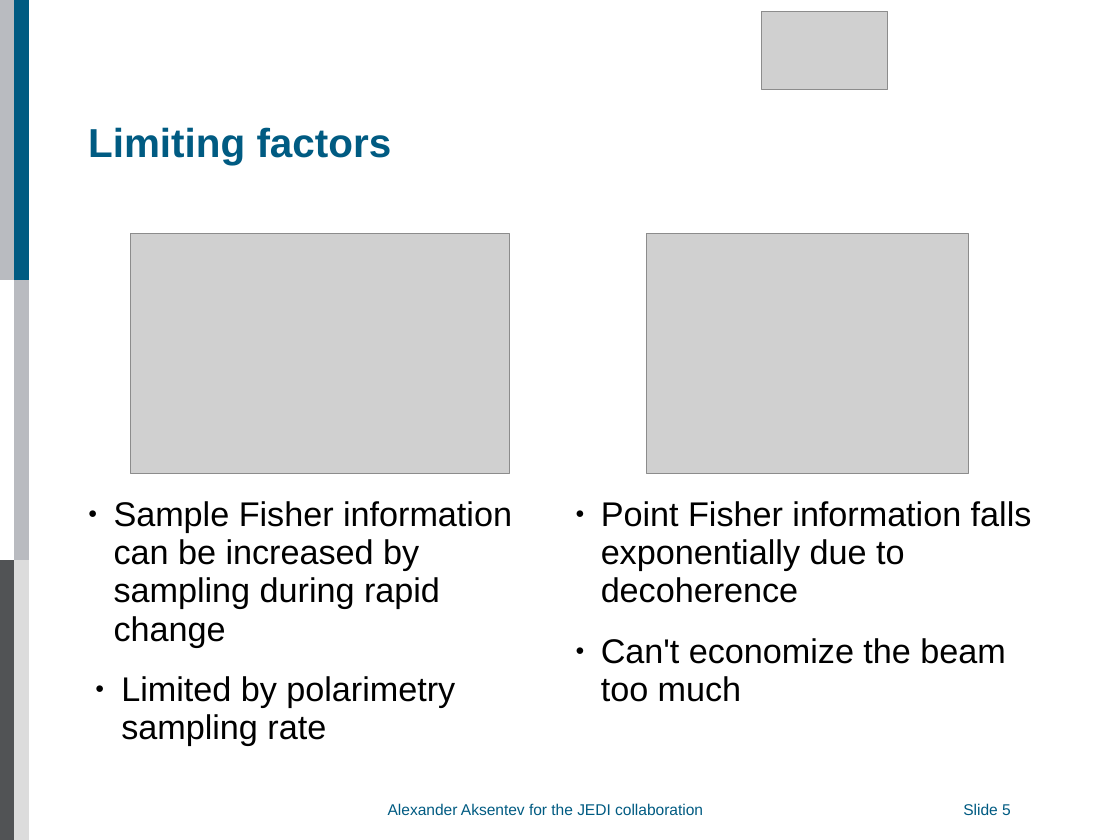
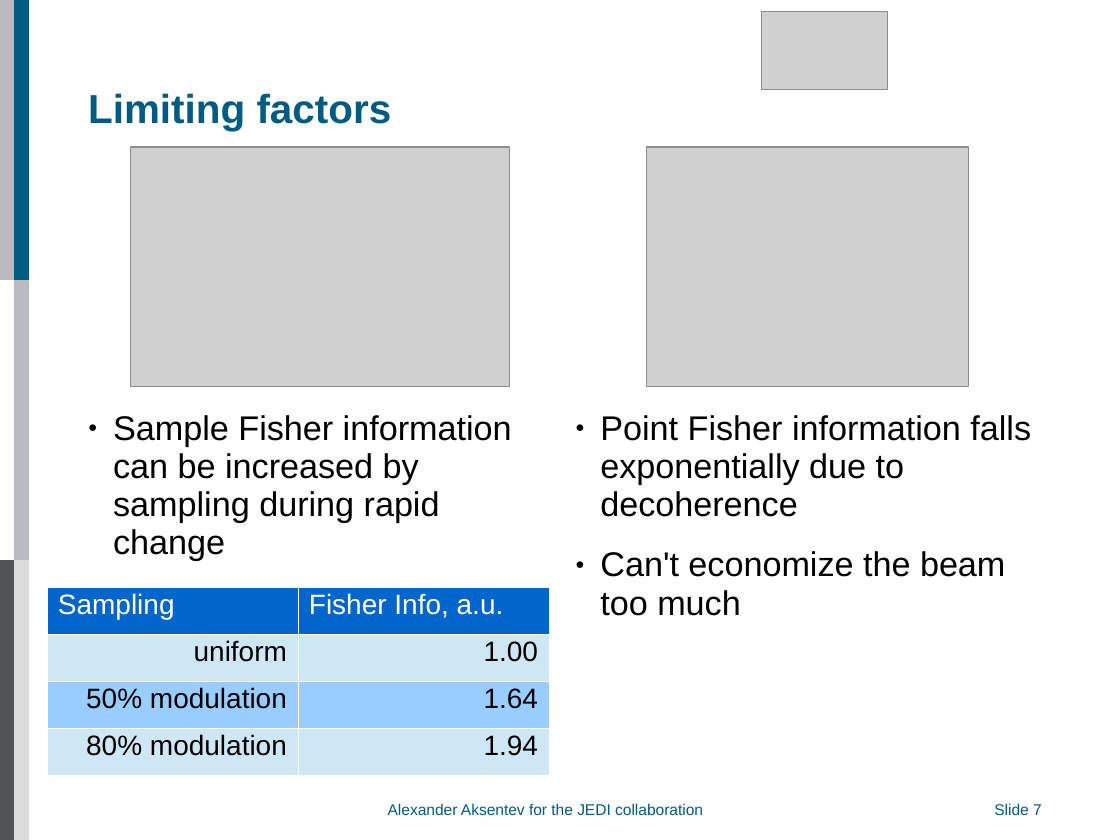
Before and after one commit to AlexAksentyev/EDM, a slide deck: slide 7 of Reports/DPG/DPG_proto.ppt (slide 5 before the commit). Drawn at 1120x840 pixels with LibreOffice and Linux fonts; fonts in the diff are those of the drawing; grey boxes stand for pictures; background and template pictures are left out. Boxes give left, top, right and bottom in pixels: in the first picture for what was removed or moved away, otherwise in the second. Text is boxed around its words. In the diff, an @@ line names an element or a change of style, - is before the commit and + after.

```diff
--- a/Reports/DPG/DPG_proto.ppt
+++ b/Reports/DPG/DPG_proto.ppt
@@ title "Limiting factors": place and size @@
-title "Limiting factors" at bbox=[88, 127, 392, 165]
+title "Limiting factors" at bbox=[88, 93, 392, 131]
@@ 2 pictures, 2 texts: place and size @@
-2 pictures, 2 texts at bbox=[114, 233, 1032, 746]
+2 pictures, 2 texts at bbox=[113, 147, 1031, 616]
@@ text "Sample Fisher information can be ..." at bbox=[113, 415, 512, 561]: indent changed @@
@@ text "Point Fisher information falls exponentially ..." at bbox=[600, 415, 1031, 616]: indent changed @@
@@ table added at bbox=[47, 587, 549, 775], 4 rows, 2 columns @@
+Sampling | Fisher Info, a.u.
+uniform | 1.00
+50% modulation | 1.64
+80% modulation | 1.94
@@ text at bbox=[121, 676, 455, 746]: paragraph removed @@
-● Limited by polarimetry sampling rate
@@ page number at bbox=[994, 803, 1042, 815]: text changed @@
-Slide 5
+Slide 7
@@ page number: place and size @@
-page number at bbox=[963, 800, 1073, 819]
+page number at bbox=[995, 800, 1104, 819]
```
Also in this commit, not shown: 7 other slides changed, 3 slides added, 1 slide removed, 5 other files.
